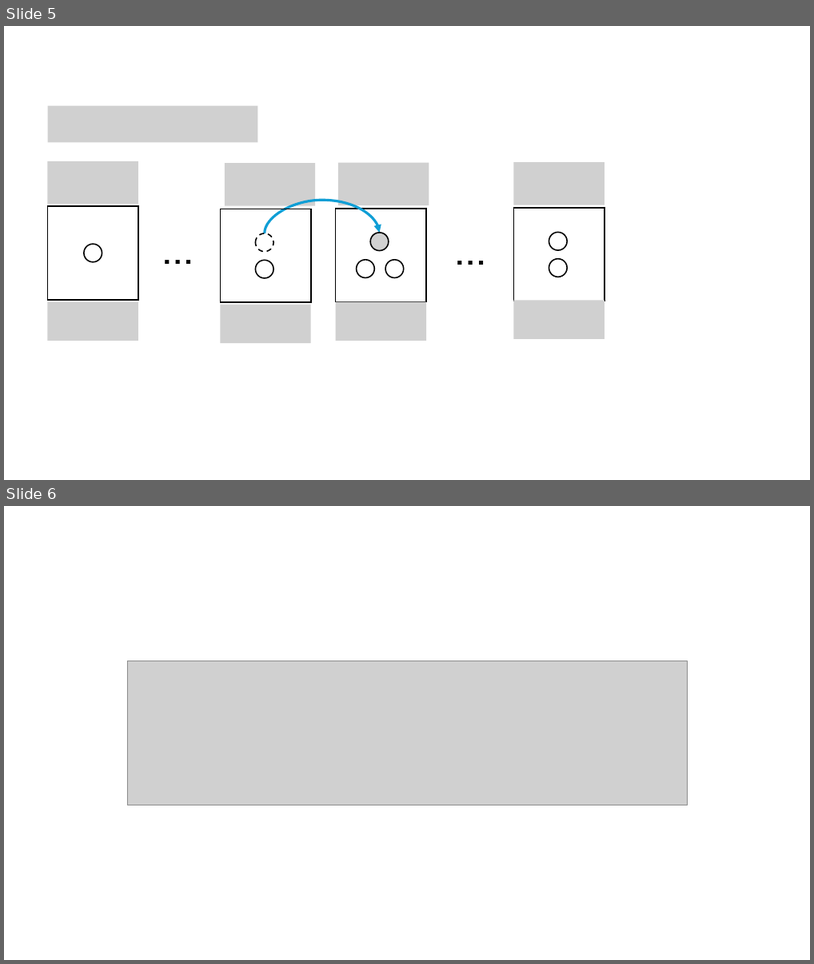
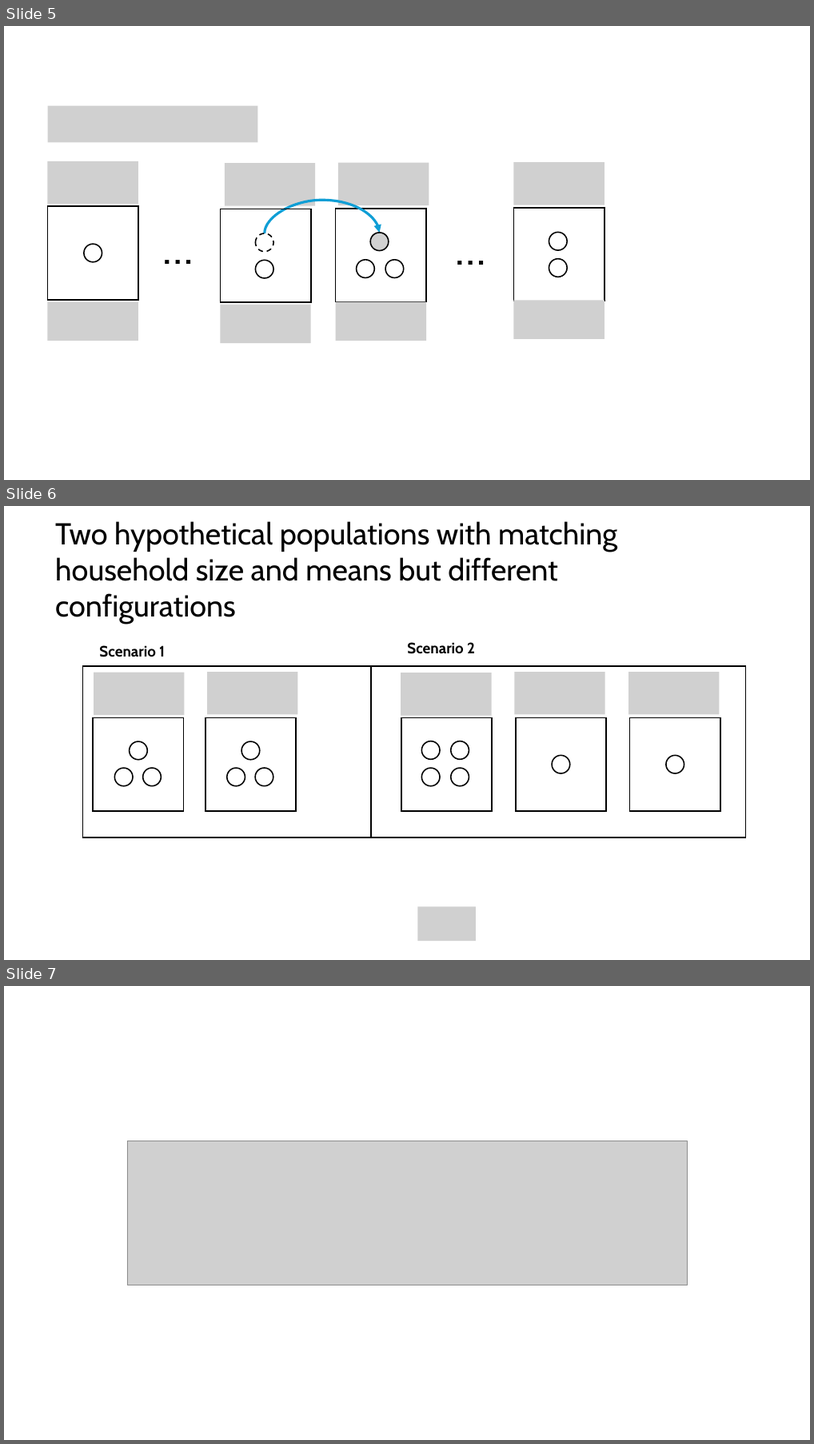
Before and after one commit to lorae/household-size, a slide deck: images-for-proof.pptx. Shown one above the other, each under a label of ours: slides 5 and 6 before the commit, slides 5, 6 and 7 after it. The pictures are 814x964 and 814x1444 pixels, drawn with LibreOffice and Linux fonts; fonts in the diff are those of the drawing; grey boxes stand for pictures. Boxes give left, top, right and bottom in pixels: in the first picture for what was removed or moved away, otherwise in the second. Text is boxed around its words. In the diff, an @@ line names an element or a change of style, - is before the commit and + after.

Commit message:
feat: add a new figure for housing configuration in two scenarios where P = 6, S = 3

```diff
--- a/images-for-proof.pptx
+++ b/images-for-proof.pptx
@@ slide 6 added at <box>4,506,810,960</box>, background #FFFFFF @@
@@ text added at <box>55,521,618,624</box>, 36 pt, text #000000 @@
+Two hypothetical populations with matching household size and means but different configurations
@@ text added at <box>99,645,165,657</box>, 18 pt, text #000000, bold @@
+Scenario 1
@@ text added at <box>407,642,475,654</box>, 18 pt, text #000000, bold @@
+Scenario 2
@@ rectangle added at <box>82,666,371,837</box>, outline #000000 1.5 pt @@
@@ picture added at <box>94,672,184,716</box> @@
@@ picture added at <box>207,672,298,715</box> @@
@@ rectangle added at <box>371,666,746,837</box>, outline #000000 1.5 pt @@
@@ picture added at <box>401,672,491,716</box> @@
@@ picture added at <box>514,672,606,715</box> @@
@@ picture added at <box>629,672,720,715</box> @@
@@ rectangle added at <box>93,718,184,811</box>, outline #000000 1.5 pt @@
@@ rectangle added at <box>206,718,296,811</box>, outline #000000 1.5 pt @@
@@ rectangle added at <box>402,718,492,811</box>, outline #000000 1.5 pt @@
@@ rectangle added at <box>516,718,606,811</box>, outline #000000 1.5 pt @@
@@ rectangle added at <box>630,718,721,811</box>, outline #000000 1.5 pt @@
@@ ellipse added at <box>130,741,147,760</box>, outline #000000 1.5 pt @@
@@ ellipse added at <box>242,741,260,760</box>, outline #000000 1.5 pt @@
@@ ellipse added at <box>422,740,440,759</box>, outline #000000 1.5 pt @@
@@ ellipse added at <box>451,740,470,759</box>, outline #000000 1.5 pt @@
@@ ellipse added at <box>114,768,133,786</box>, outline #000000 1.5 pt @@
@@ ellipse added at <box>143,768,162,786</box>, outline #000000 1.5 pt @@
@@ ellipse added at <box>227,768,246,786</box>, outline #000000 1.5 pt @@
@@ ellipse added at <box>256,768,274,786</box>, outline #000000 1.5 pt @@
@@ ellipse added at <box>422,768,440,786</box>, outline #000000 1.5 pt @@
@@ ellipse added at <box>451,768,470,786</box>, outline #000000 1.5 pt @@
@@ ellipse added at <box>552,756,570,773</box>, outline #000000 1.5 pt @@
@@ ellipse added at <box>666,756,685,773</box>, outline #000000 1.5 pt @@
@@ picture added at <box>418,907,476,941</box> @@
@@ what was slide 6 is now slide 7 @@
```
Also in this commit, not shown: 1 other slide added.
